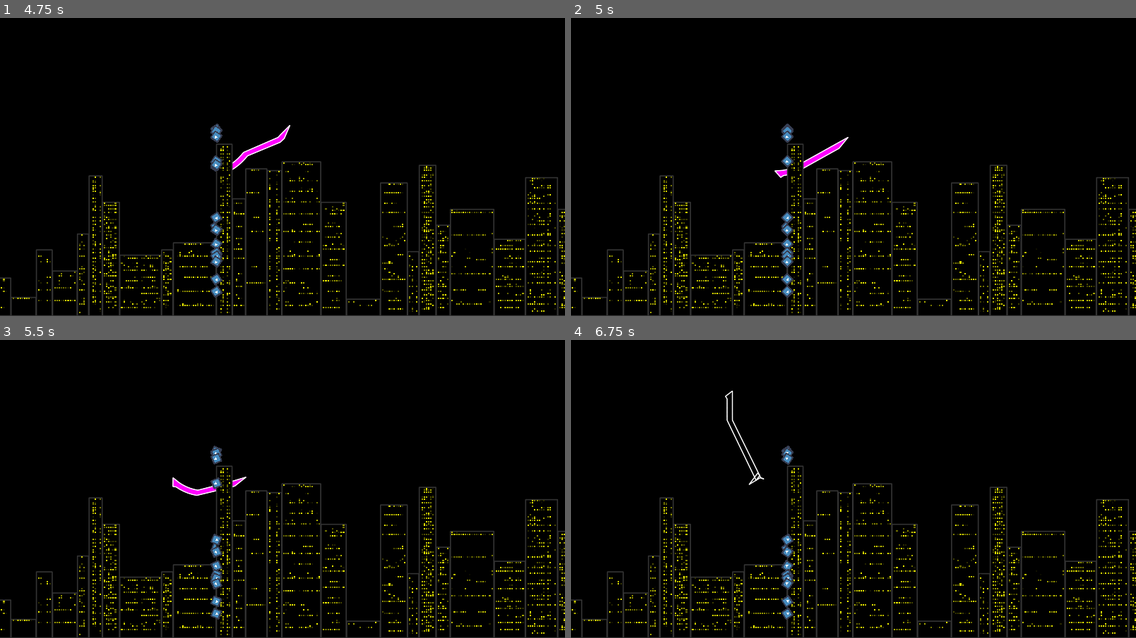
Above: before the commit, frames 1-4 (two rows, left to right).
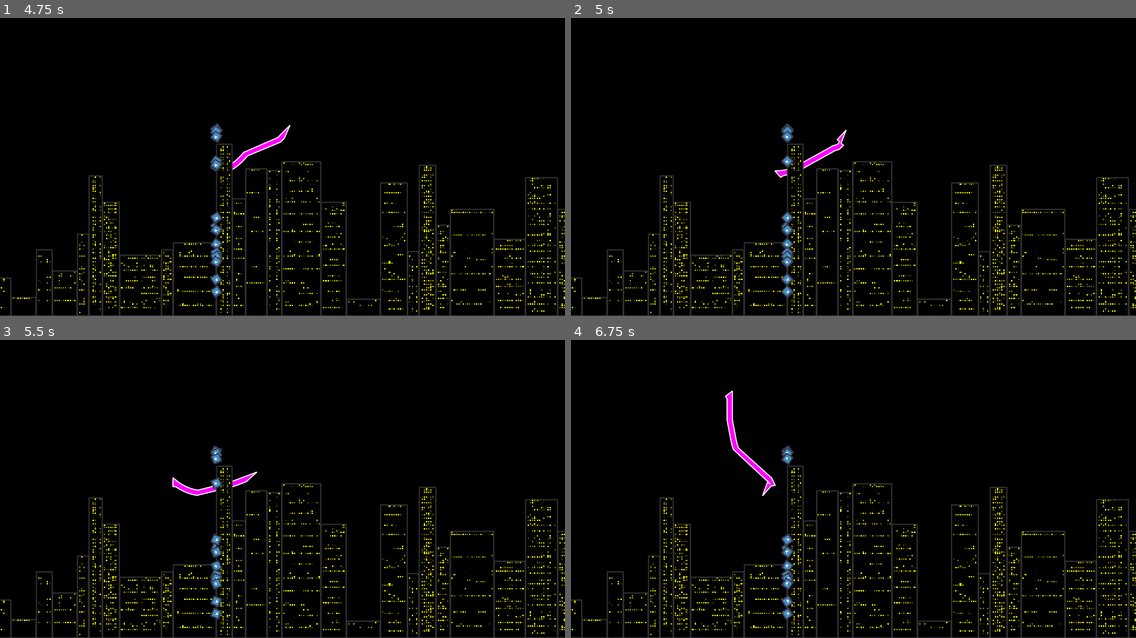
Above: after the commit, the same moments.

Repository: elektito/wyrmsim
Game: Godot game, scene res://World.tscn
Two runs of this game, one before a commit and one after it. Both use one fixed random seed, a clock stepped at 60 frames per second and the inputs below. The engine's default icon, where the game draws it, is replaced by a stand-in: a white triangle on a blue panel in a dark square.
Inputs (mouse positions are in pixels of both pictures, inside the frame that each line leads up to):
- Up to frame 1 (4.75 s): tap Enter at 0.5 s; move the mouse to (254, 220) at 0.52 s; hold W (up) 0.53-2.03 s; tap N (add_segment) at 0.6, 1.55, 2.1, 3.05, 4.55 s; tap D (remove_segment) at 0.8, 1.35, 2.3, 2.85, 3.8 s; move the mouse to (452, 205) at 1.27 s; move the mouse to (113, 110) at 2.02 s; hold A (left) 2.03-3.53 s; move the mouse to (310, 158) at 2.77 s; move the mouse to (197, 77) at 3.52 s; hold S (down) 3.53-4.28 s; tap Mouse wheel up (zoom_in) at 3.6 s; move the mouse to (406, 140) at 4.27 s; hold W (up) from 4.28 s (still down); tap Mouse wheel down (zoom_out) at 4.35 s
- Up to frame 2 (5 s): keep holding W (up)
- Up to frame 3 (5.5 s): keep holding W (up); move the mouse to (169, 494) at 5.02 s; tap N (add_segment) at 5.1 s; tap D (remove_segment) at 5.3 s
- Up to frame 4 (6.75 s): keep holding W (up); move the mouse to (910, 408) at 5.77 s; tap D (remove_segment) at 5.85 s; tap N (add_segment) at 6.05, 6.6 s; move the mouse to (825, 542) at 6.52 s

Frame 1 is identical in both runs. In frame 2, less than 0.1% of the frame differs, in the area x 45-50%, y 37-47%; in frame 3, less than 0.1%; in frame 4, 0.5%, in the area x 27-37%, y 17-53%.

Commit message:
Add segment when collecting collectibles

Diff:
--- a/World.gd
+++ b/World.gd
@@ -34,13 +34,9 @@
 			pause_mode = Node.PAUSE_MODE_PROCESS
 			get_tree().paused = true
 	if Input.is_action_just_pressed("add_segment"):
-		var segments = $Wyrm.get_segments()
-		var new_segment = segments[-1].duplicate()
-		new_segment.leading_segment = segments[-1].get_path()
-		$Wyrm.add_child(new_segment)
+		add_wyrm_segment()
 	if Input.is_action_just_pressed("remove_segment"):
-		var last_segment = $Wyrm.get_segments()[-1]
-		$Wyrm.remove_child(last_segment)
+		remove_wyrm_segment()
 	if Input.is_action_just_pressed("zoom_in"):
 		camera.zoom -= Vector2(0.1, 0.1)
 	if Input.is_action_just_pressed("zoom_out"):
@@ -82,6 +78,19 @@
 
 func _on_collectible_collected(collectible):
 	collectible.queue_free()
+	add_wyrm_segment()
+
+
+func add_wyrm_segment():
+	var segments = $Wyrm.get_segments()
+	var new_segment = segments[-1].duplicate()
+	new_segment.leading_segment = segments[-1].get_path()
+	$Wyrm.add_child(new_segment)
+
+
+func remove_wyrm_segment():
+	var last_segment = $Wyrm.get_segments()[-1]
+	$Wyrm.remove_child(last_segment)
 
 
 func update_buildings():
